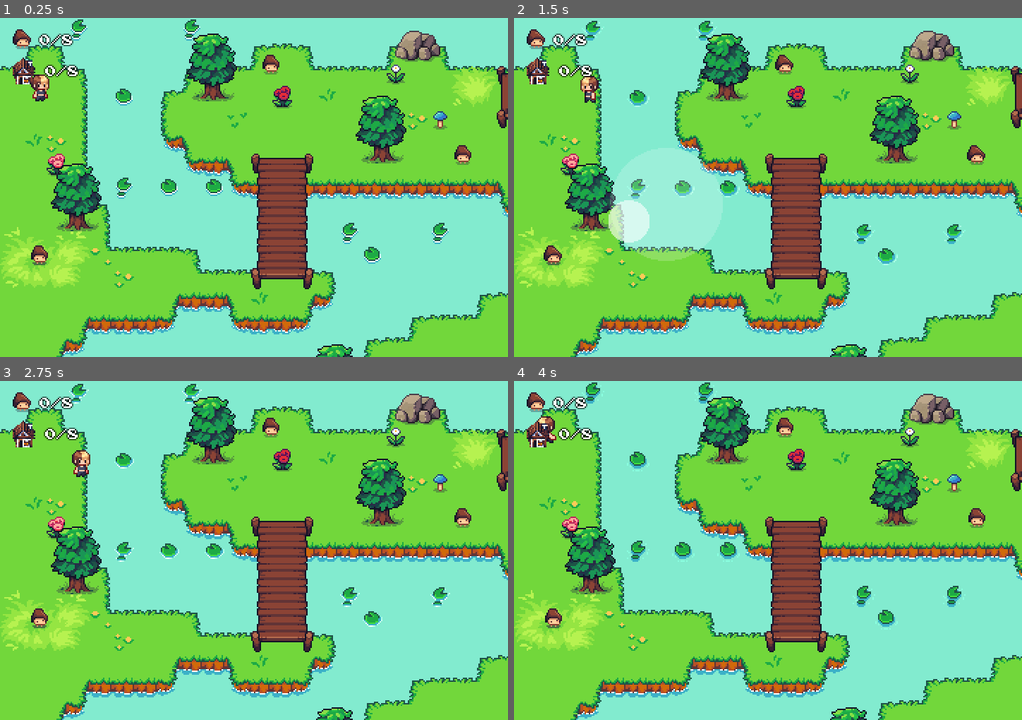
Above: before the commit, frames 1-4 (two rows, left to right).
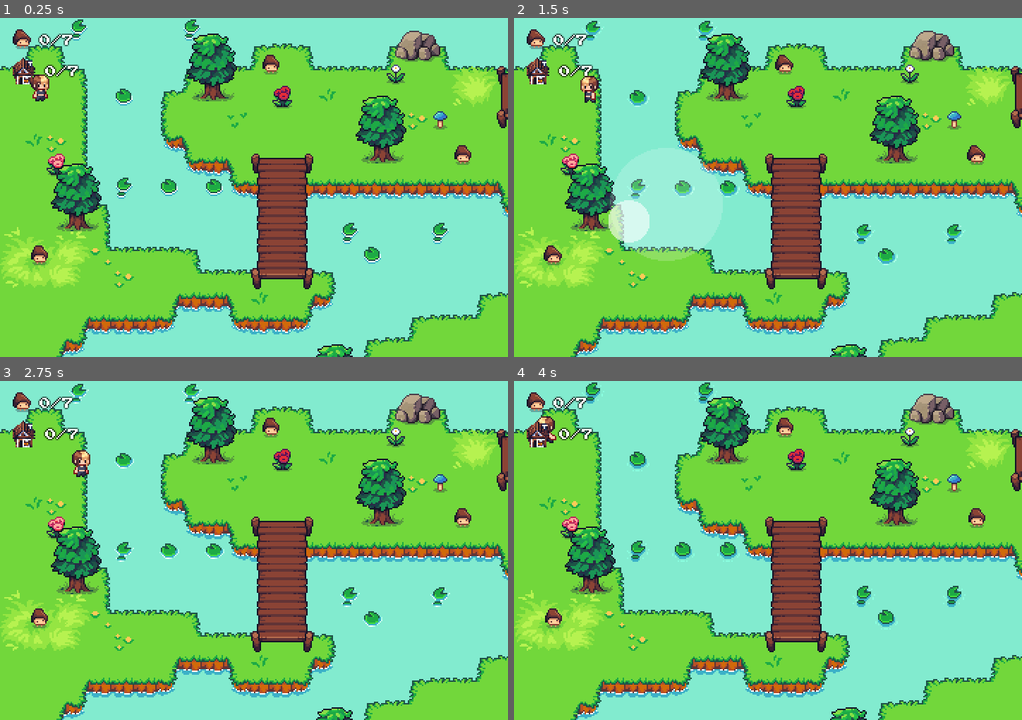
Above: after the commit, the same moments.

Repository: dmitrii-eremin/watch-your-step
Game: Godot game, scene res://scenes/levels/level_01.tscn
Same seed, same stepped clock (60 frames per second), same inputs: the game is played once before the commit and once after it. This scene is started directly instead of the project's main scene.
Inputs (mouse positions are in pixels of both pictures, inside the frame that each line leads up to):
- Up to frame 1 (0.25 s): no input
- Up to frame 2 (1.5 s): tap Enter (ui_accept) at 0.5, 0.77, 1.25 s; move the mouse to (879, 170) at 0.52 s; hold Right (go_right) 0.53-1.25 s; click (879, 170) at 0.67 s; drag from (666, 204) to (554, 255) at 1.27 s
- Up to frame 3 (2.75 s): move the mouse to (304, 475) at 2.02 s; hold Right (go_right) from 2.03 s (still down)
- Up to frame 4 (4 s): release Right (go_right) at 2.75 s; drag from (742, 618) to (783, 428) at 2.77 s; move the mouse to (920, 601) at 3.52 s; hold Left (go_left) from 3.53 s (still down); tap Enter (ui_accept) at 3.77 s

The runs differ from the first frame. In frame 1, 0.1% of the frame differs, in the area x 6-16%, y 4-73%; in frame 2, 0.1%; in frame 3, 0.1%; in frame 4, 0.1%.

Commit message:
remove fake mushroom

Diff:
--- a/scenes/levels/level_01.tscn
+++ b/scenes/levels/level_01.tscn
@@ -78,6 +78,3 @@
 
 [node name="Mushroom7" parent="YSortedObjects/Mushrooms" index="6" instance=ExtResource("4_uvc87")]
 position = Vector2(360, 328)
-
-[node name="Mushroom8" parent="YSortedObjects/Mushrooms" index="7" instance=ExtResource("4_uvc87")]
-position = Vector2(28, 127)
